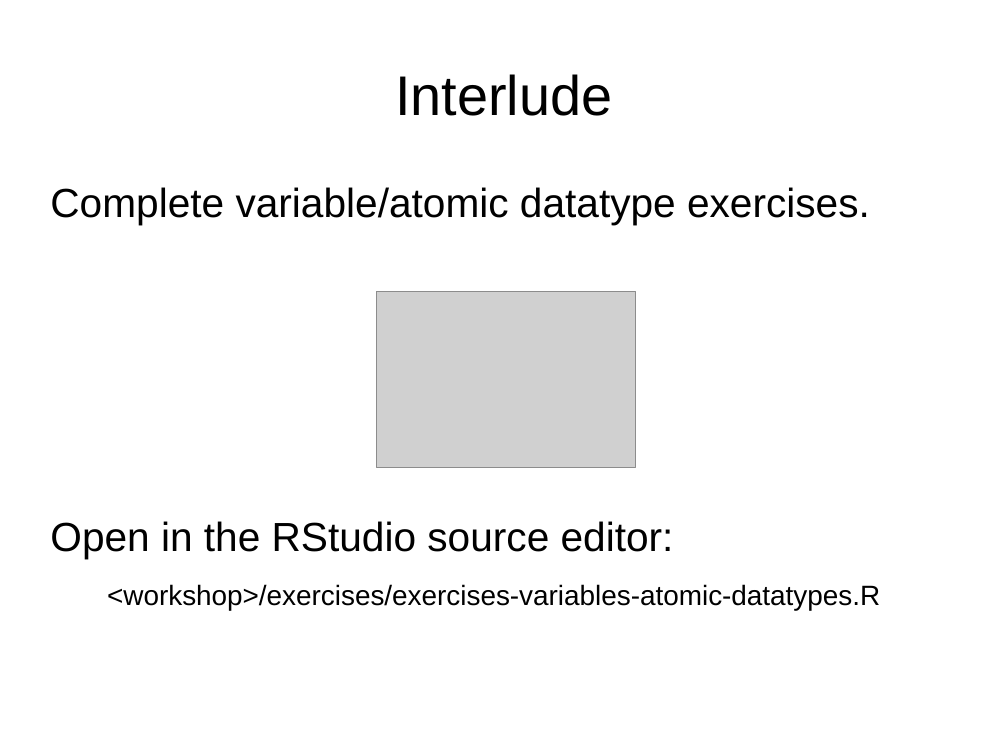
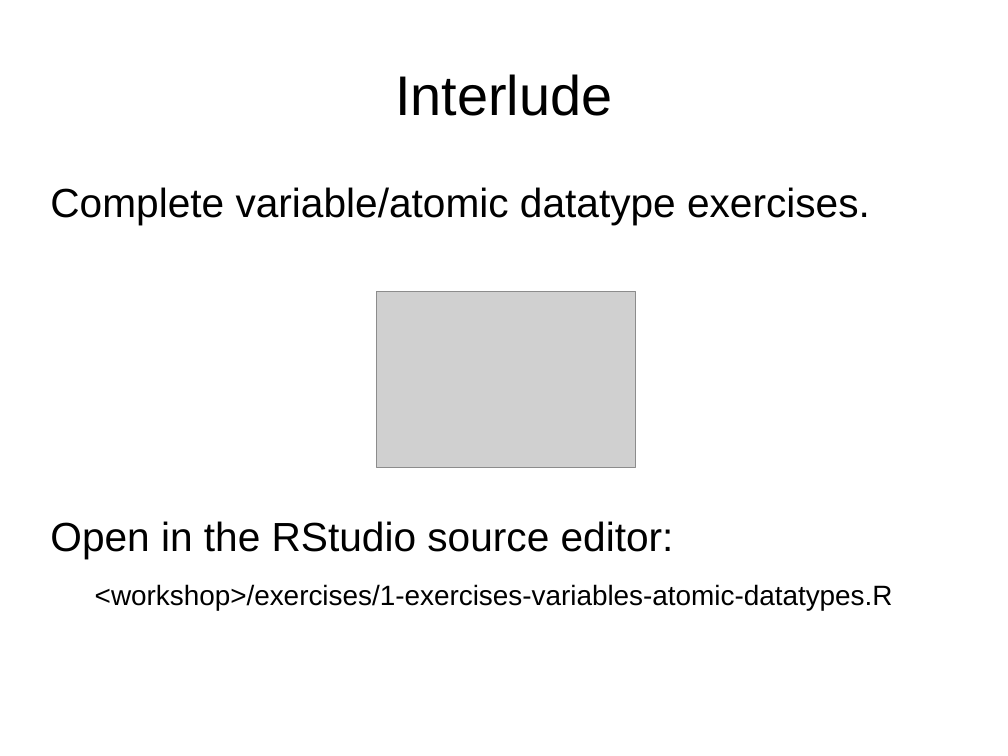
Before and after one commit to ubccr/hsws, a slide deck: slide 34 of slides/R-intro-slideset.odp. Drawn at 1008x756 pixels with LibreOffice and Linux fonts; fonts in the diff are those of the drawing; grey boxes stand for pictures. Boxes give left, top, right and bottom in pixels: in the first picture for what was removed or moved away, otherwise in the second. Text is boxed around its words. In the diff, an @@ line names an element or a change of style, - is before the commit and + after.

```diff
--- a/slides/R-intro-slideset.odp
+++ b/slides/R-intro-slideset.odp
@@ text at (95, 584, 893, 610): text changed @@
-<workshop>/exercises/exercises-variables-atomic-datatypes.R
+<workshop>/exercises/1-exercises-variables-atomic-datatypes.R
```
Also in this commit, not shown: 10 other slides changed, 3 slides added, 10 other files.
